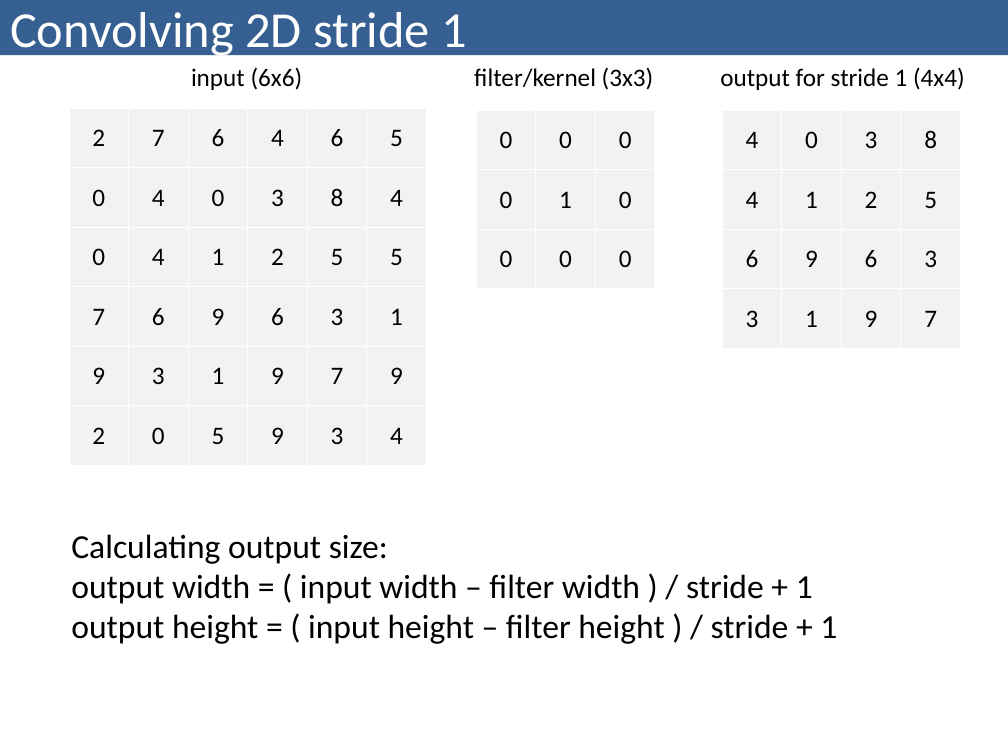
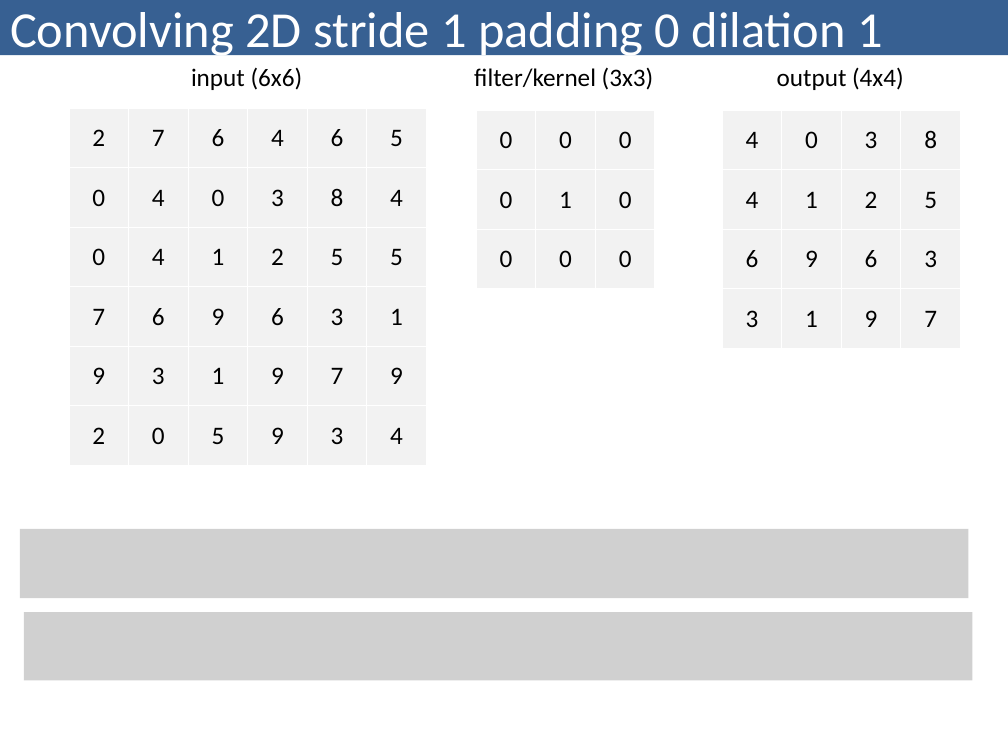
Before and after one commit to bzitko/nlp_repo, a slide deck: slide 8 of slides/nlp p03 feed forward networks/nlp p03.4 convolutional neural network.pptx (slide 2 before the commit). Drawn at 1008x756 pixels with LibreOffice and Linux fonts; fonts in the diff are those of the drawing; grey boxes stand for pictures. Boxes give left, top, right and bottom in pixels: in the first picture for what was removed or moved away, otherwise in the second. Text is boxed around its words. In the diff, an @@ line names an element or a change of style, - is before the commit and + after.

```diff
--- a/slides/nlp p03 feed forward networks/nlp p03.4 convolutional neural network.pptx
+++ b/slides/nlp p03 feed forward networks/nlp p03.4 convolutional neural network.pptx
@@ title at (10,12,883,59): text changed @@
-Convolving 2D stride 1
+Convolving 2D stride 1 padding 0 dilation 1
@@ text at (777,67,904,90): text changed @@
-output for stride 1 (4x4)
+output (4x4)
@@ picture added at (20,529,969,599) @@
@@ text removed at (71,534,837,644) @@
-Calculating output size:
-output width = ( input width – filter width ) / stride + 1
-output height = ( input height – filter height ) / stride + 1
@@ picture added at (24,612,973,680) @@
```
Also in this commit, not shown: 9 other slides changed, 14 slides added, 1 other file.
